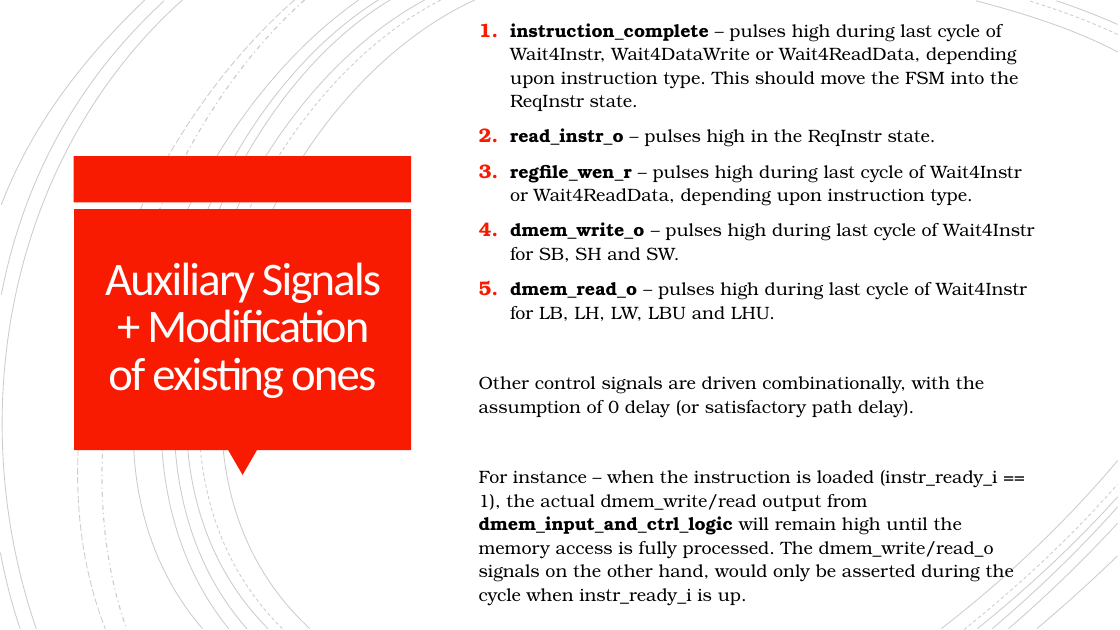
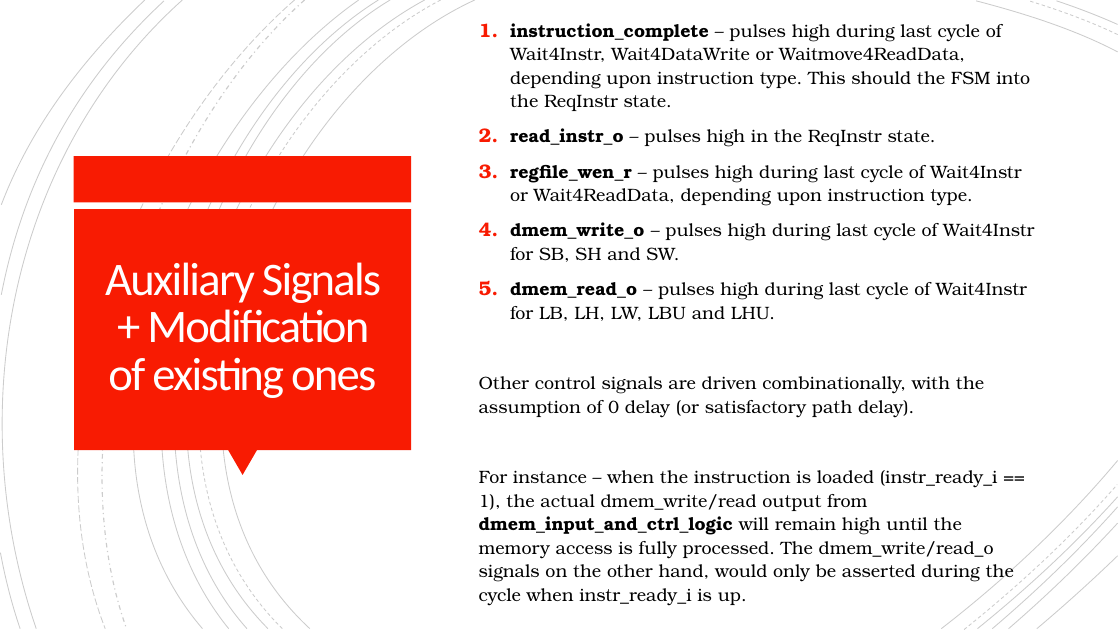
Before and after one commit to mrinav-saxena/riscv_verif0, a slide deck: slide 4 of rtl/core/multi_cycle/stall_for_mem_core.pptx. Drawn at 1120x630 pixels with LibreOffice and Linux fonts; fonts in the diff are those of the drawing. Boxes give left, top, right and bottom in pixels: in the first picture for what was removed or moved away, otherwise in the second. Text is boxed around its words. In the diff, an @@ line names an element or a change of style, - is before the commit and + after.

```diff
--- a/rtl/core/multi_cycle/stall_for_mem_core.pptx
+++ b/rtl/core/multi_cycle/stall_for_mem_core.pptx
@@ text at bbox=[510, 23, 1030, 111]: text changed @@
-1. instruction_complete – pulses high during last cycle of Wait4Instr, Wait4DataWrite or Wait4ReadData, depending upon instruction type. This should move the FSM into the ReqInstr state.
+1. instruction_complete – pulses high during last cycle of Wait4Instr, Wait4DataWrite or Waitmove4ReadData, depending upon instruction type. This should the FSM into the ReqInstr state.
```
Also in this commit, not shown: 1 other file.
